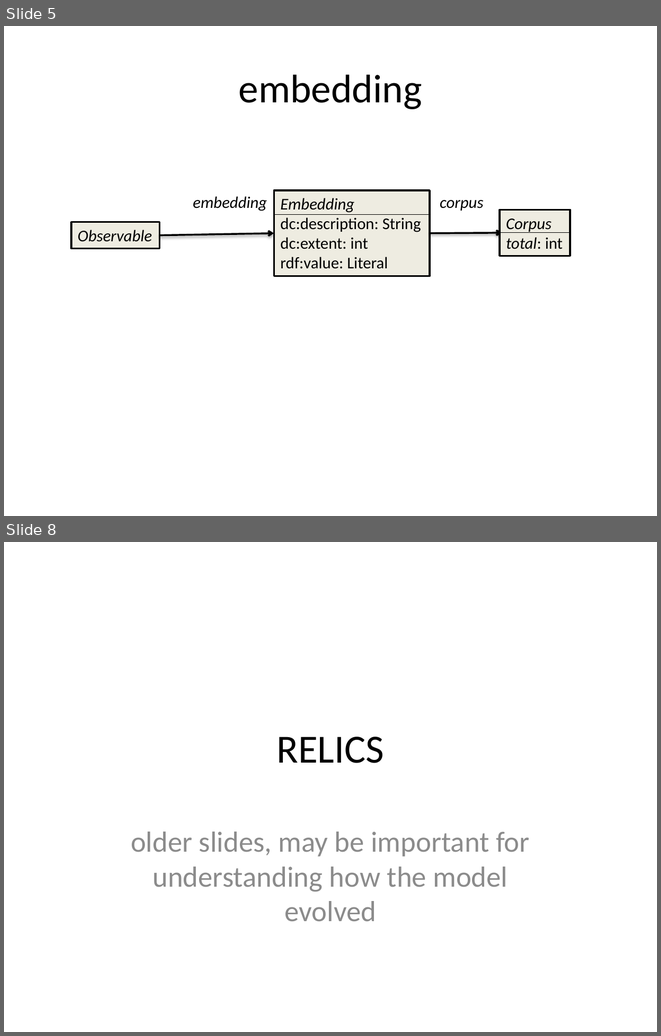
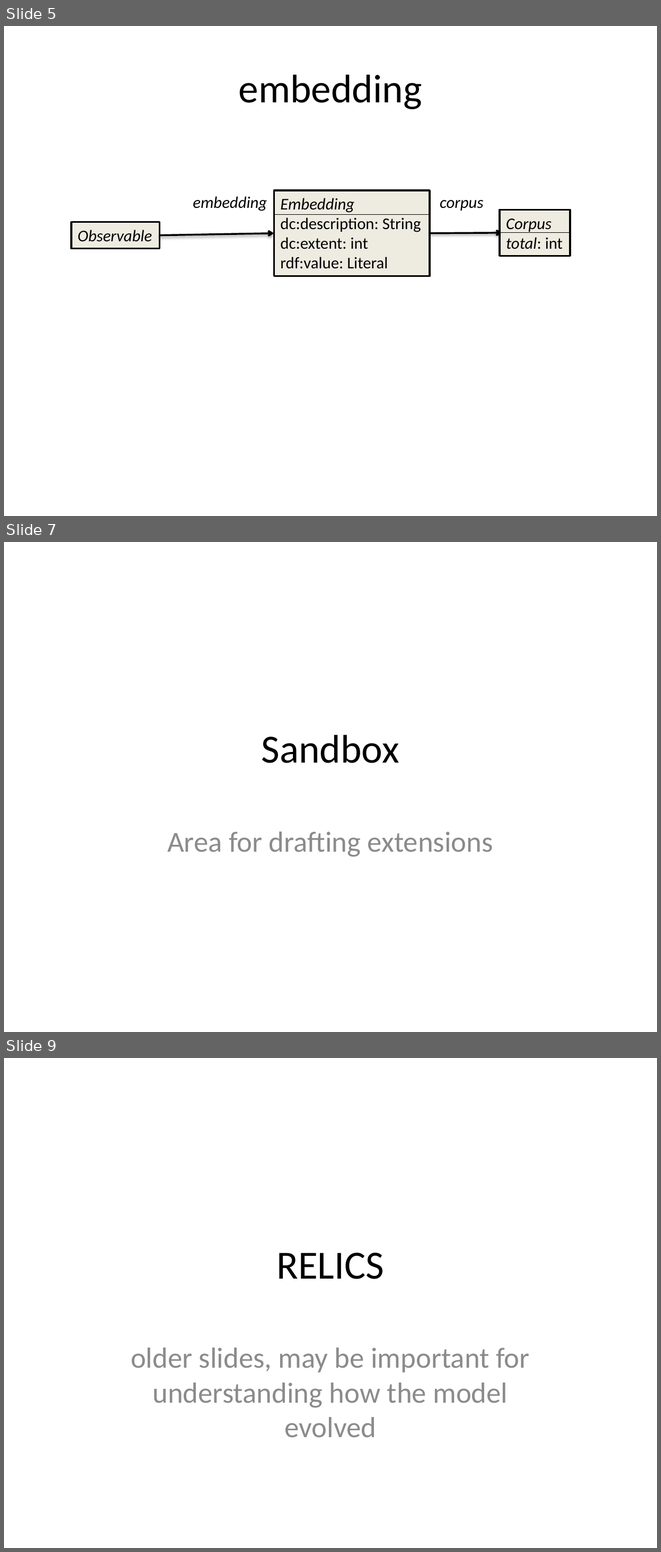
Before and after one commit to ontolex/frequency-attestation-corpus-information, a slide deck: img/source.pptx. Shown one above the other, each under a label of ours: slides 5 and 8 before the commit, slides 5, 7 and 9 after it; the slides between them are not shown. The pictures are 661x1036 and 661x1552 pixels, drawn with LibreOffice and Linux fonts; fonts in the diff are those of the drawing. Boxes give left, top, right and bottom in pixels: in the first picture for what was removed or moved away, otherwise in the second. Text is boxed around its words. In the diff, an @@ line names an element or a change of style, - is before the commit and + after.

```diff
--- a/img/source.pptx
+++ b/img/source.pptx
@@ slide 7 added at (4,542,657,1032), background #FFFFFF @@
@@ title added at (262,734,399,763), 44 pt, text #000000 @@
+Sandbox
@@ subtitle added at (167,831,493,857), 32 pt, text #8C8C8C @@
+Area for drafting extensions
@@ what was slide 8 is now slide 9 @@
```
Also in this commit, not shown: 2 slides changed, 2 other slides added.
